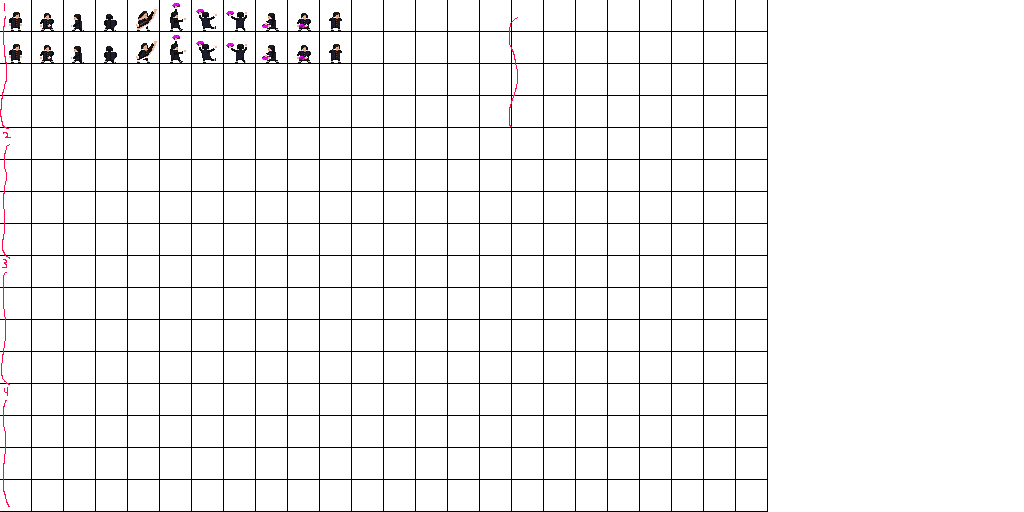
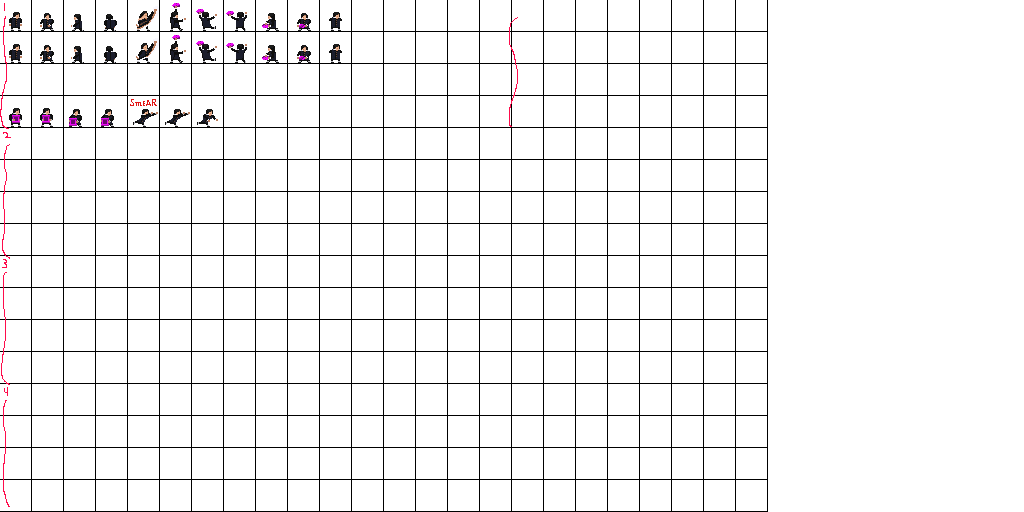
The second (1024, 512) image is a revision of the first. Changes to its layers:
painted on "Main" over [9, 6, 307, 127]
